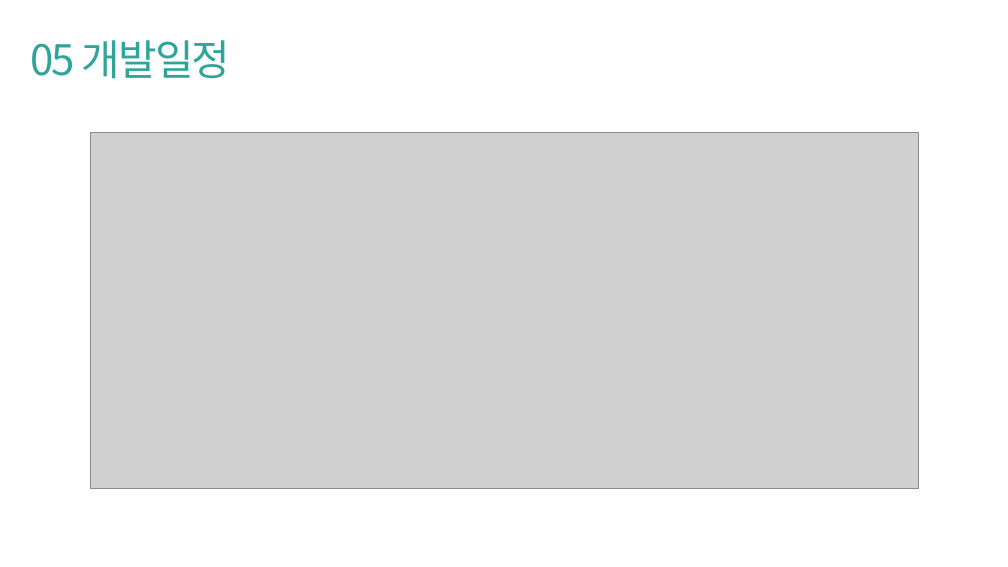
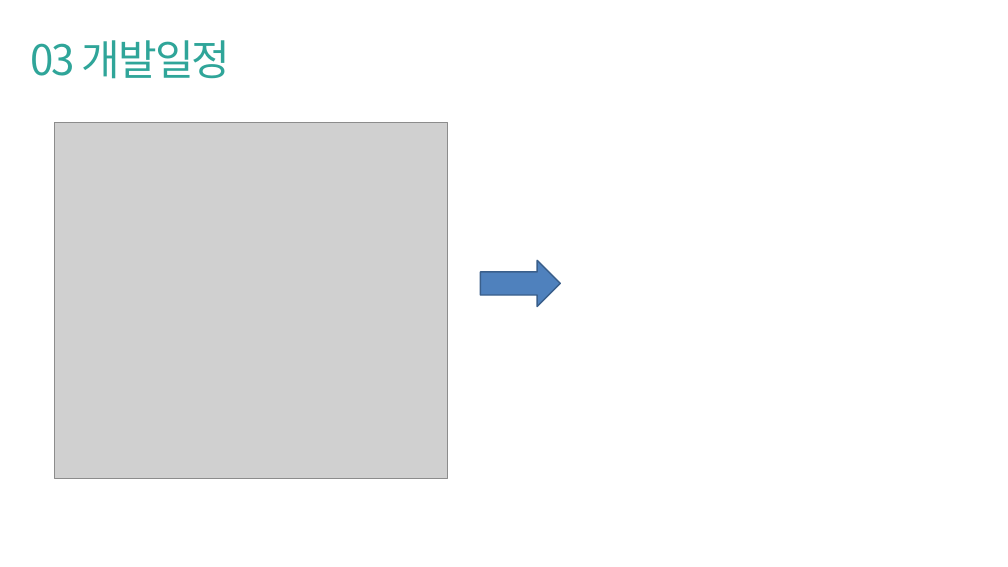
Before and after one commit to pknu-wap/2021_APP_TEAM4, a slide deck: slide 5 of WAP_APP_3 중간발표.pptx (slide 12 before the commit). Drawn at 1008x567 pixels with LibreOffice and Linux fonts; fonts in the diff are those of the drawing; grey boxes stand for pictures. Boxes give left, top, right and bottom in pixels: in the first picture for what was removed or moved away, otherwise in the second. Text is boxed around its words. In the diff, an @@ line names an element or a change of style, - is before the commit and + after.

```diff
--- a/WAP_APP_3 중간발표.pptx
+++ b/WAP_APP_3 중간발표.pptx
@@ text at (x1=30, y1=40, x2=230, y2=79): text changed @@
-05 개발일정
+03 개발일정
@@ picture resized from (x1=90, y1=132, x2=918, y2=488) to (x1=54, y1=122, x2=448, y2=479) @@
@@ right arrow added at (x1=480, y1=261, x2=560, y2=307), fill #4F81BD, outline #3A5F8C 2 pt @@
```
Also in this commit, not shown: 8 other slides changed, 1 slide added.
